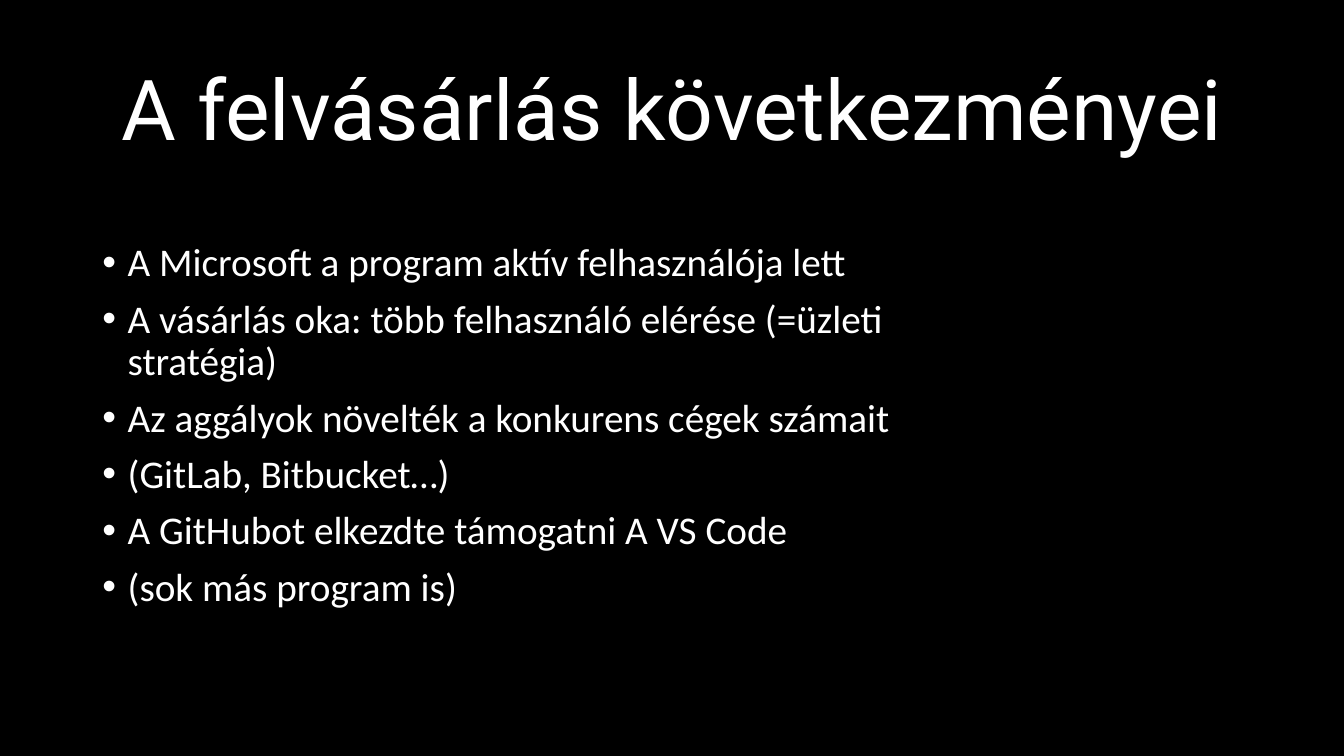
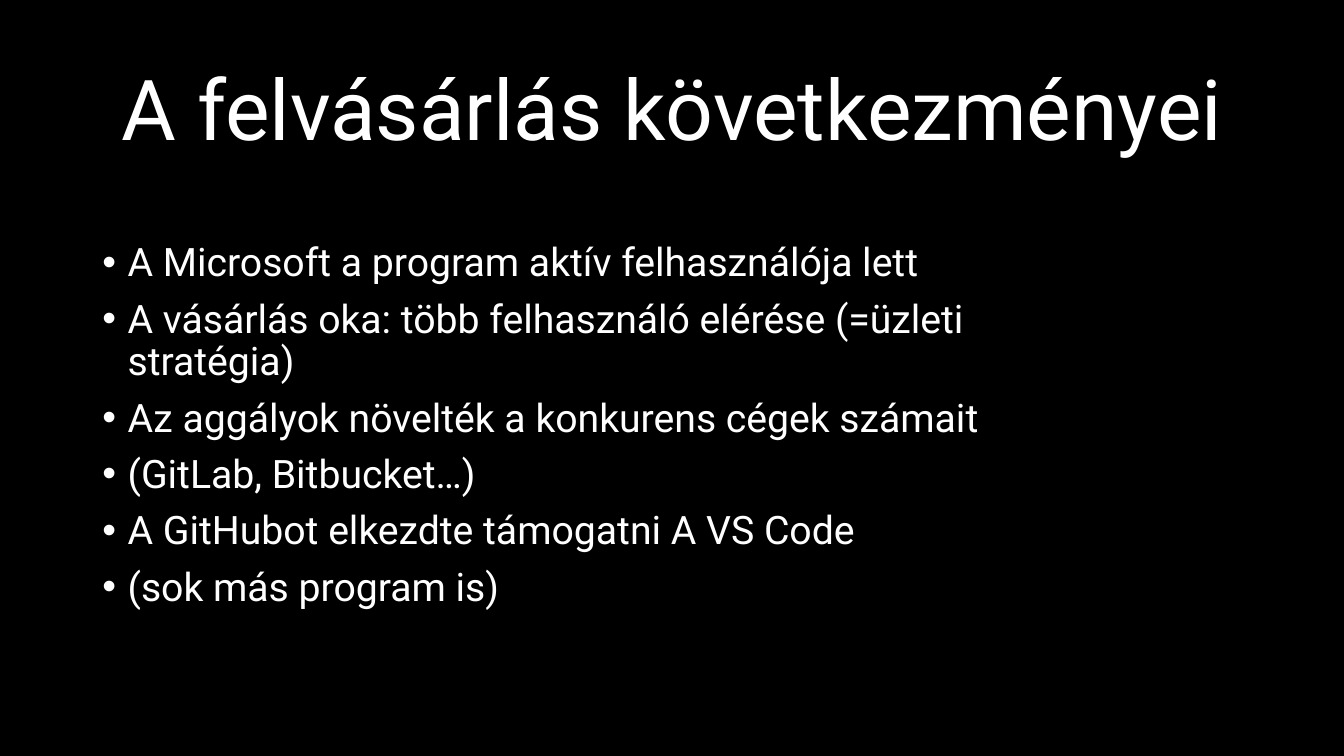
Before and after one commit to Zalan12/IKT-ppt, a slide deck: slide 6 of A GitHub.pptx. Drawn at 1344x756 pixels with LibreOffice and Linux fonts; fonts in the diff are those of the drawing. Boxes give left, top, right and bottom in pixels: in the first picture for what was removed or moved away, otherwise in the second. Text is boxed around its words. In the diff, an @@ line names an element or a change of style, - is before the commit and + after.

```diff
--- a/A GitHub.pptx
+++ b/A GitHub.pptx
@@ text "A Microsoft a program aktív ..." at <box>128,246,978,610</box>: font Calibri to Roboto @@
```
Also in this commit, not shown: 4 other slides changed, 1 slide added, 1 slide removed.
